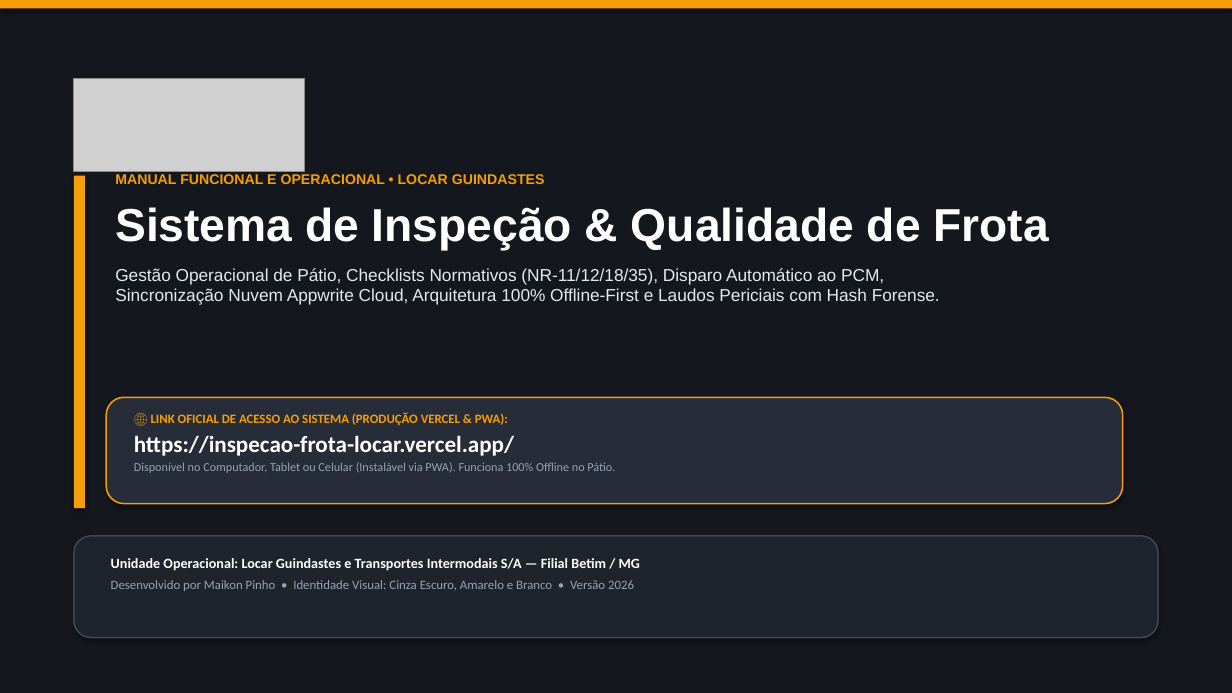
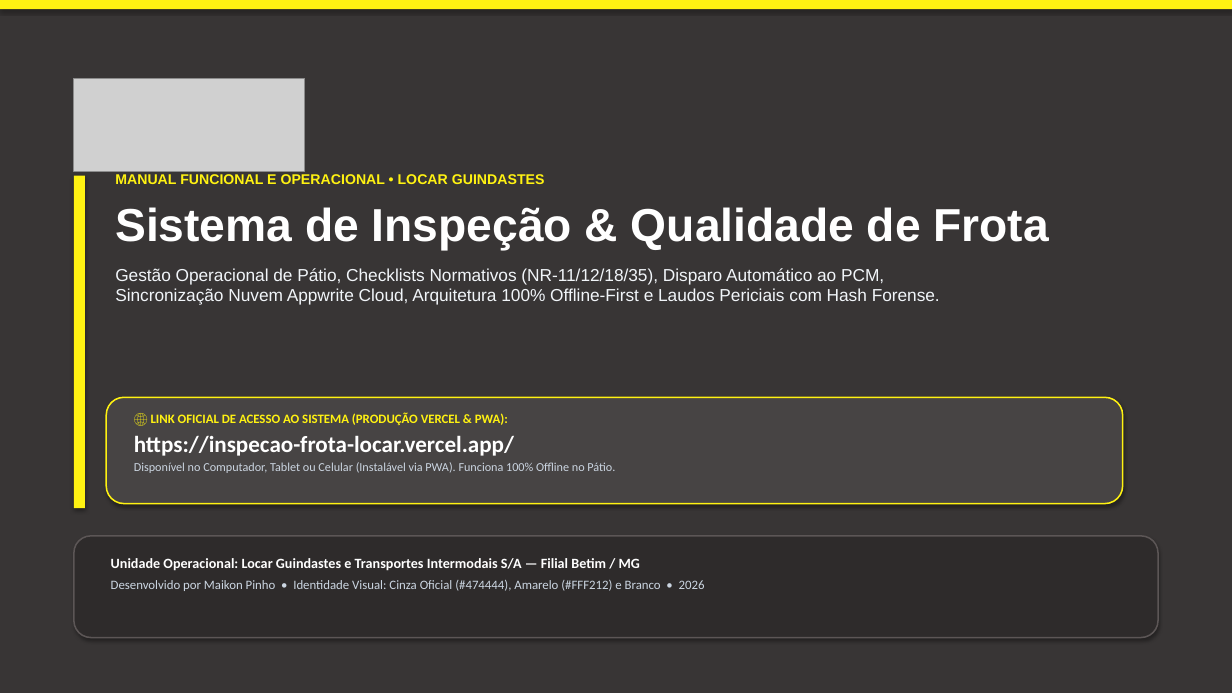
Before and after one commit to maikongsp/inspecao-frota-locar, a slide deck: slide 1 of Funcional.pptx. Drawn at 1232x693 pixels with LibreOffice and Linux fonts; fonts in the diff are those of the drawing; grey boxes stand for pictures. Boxes give left, top, right and bottom in pixels: in the first picture for what was removed or moved away, otherwise in the second. Text is boxed around its words. In the diff, an @@ line names an element or a change of style, - is before the commit and + after.

Commit message:
style: alinha apresentacao Funcional.pptx rigorosamente a paleta oficial Locar (cinza, amarelo e branco)

```diff
--- a/Funcional.pptx
+++ b/Funcional.pptx
@@ rectangle at [0,0,1232,693]: fill #14171D to #383535 @@
@@ rectangle at [0,0,1232,9]: fill #F59E0B to #FFF212 @@
@@ rectangle at [74,176,85,508]: fill #F59E0B to #FFF212 @@
@@ text at [115,174,940,305]: text colour #F59E0B to #FFF212 in "MANUAL FUNCIONAL E OPERACIONAL • LOCAR GUINDASTES"; text colour #E2E8F0 to #F1F5F9 in "Gestão Operacional de Pátio, Checklists Normativos (NR-11/12 ..." @@
@@ rounded rectangle at [106,397,1123,504]: fill #262C38 to #474444; outline #F59E0B 1.2 pt to #FFF212 1.2 pt @@
@@ text at [134,413,615,473]: text colour #F59E0B to #FFF212 in "🌐 LINK OFICIAL DE ACESSO AO SISTEMA ..."; text colour #94A3B8 to #CBD5E1 in "Disponível no Computador, Tablet ou Celular (Instalável ..." @@
@@ rounded rectangle at [74,536,1158,638]: fill #1E232C to #2E2B2B; outline #3C4858 1.2 pt to #5C5656 1.2 pt @@
@@ text at [111,580,705,591]: text changed; text colour #94A3B8 to #CBD5E1 @@
-Desenvolvido por Maikon Pinho • Identidade Visual: Cinza Escuro, Amarelo e Branco • Versão 2026
+Desenvolvido por Maikon Pinho • Identidade Visual: Cinza Oficial (#474444), Amarelo (#FFF212) e Branco • 2026
```
Also in this commit, not shown: 10 other slides changed.
